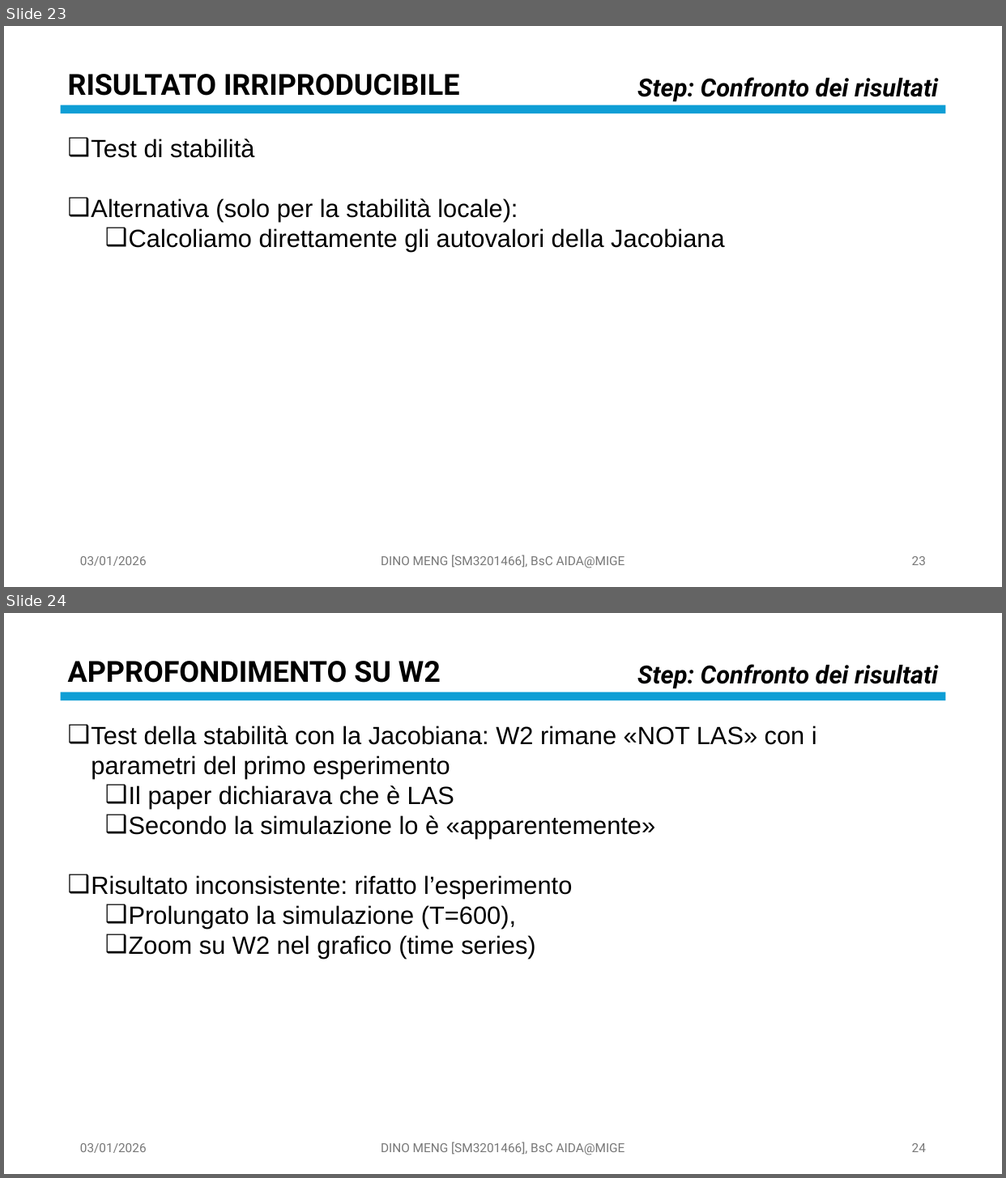
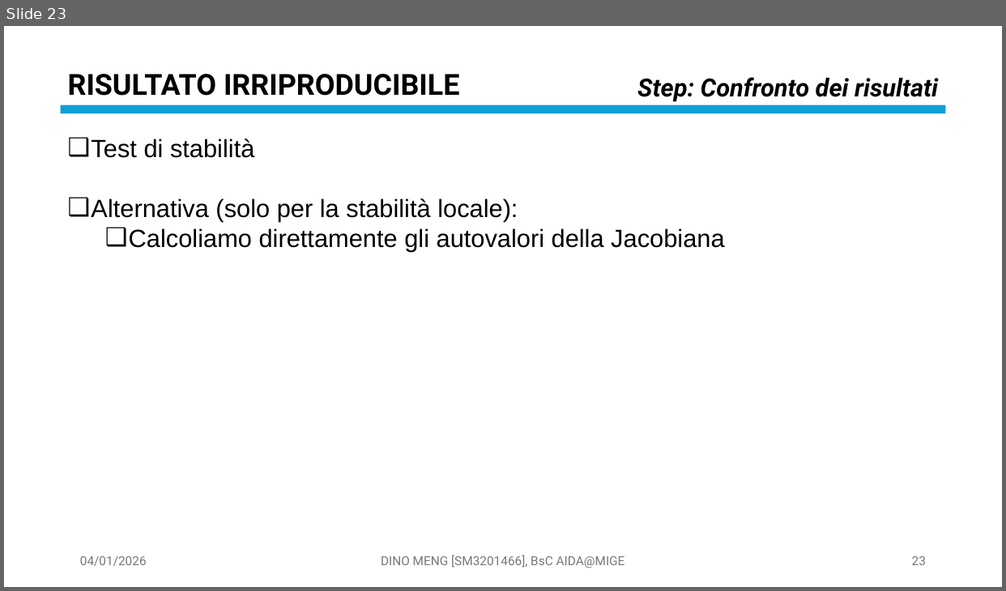
Before and after one commit to OdinMeng/AIDA-UNIVERSITY-NOTES-2025-2026, a slide deck: Complex Systems/project/PresentationPROJECTSM3201466.pptx. Shown one above the other, each under a label of ours: slides 23 and 24 before the commit, slide 23 after it. The pictures are 1006x1178 and 1006x591 pixels, drawn with LibreOffice and Linux fonts; fonts in the diff are those of the drawing. Boxes give left, top, right and bottom in pixels: in the first picture for what was removed or moved away, otherwise in the second. Text is boxed around its words. In the diff, an @@ line names an element or a change of style, - is before the commit and + after.

Commit message:
reso più chiaro l'analisi della stabilità del modello di competizione di Volterra

```diff
--- a/Complex Systems/project/PresentationPROJECTSM3201466.pptx
+++ b/Complex Systems/project/PresentationPROJECTSM3201466.pptx
@@ slide 24 removed at (x1=4, y1=613, x2=1002, y2=1174), background #FFFFFF @@
@@ text removed at (x1=68, y1=661, x2=441, y2=683) @@
-APPROFONDIMENTO SU W2
@@ text removed at (x1=637, y1=664, x2=938, y2=689) @@
-Step: Confronto dei risultati
@@ rectangle removed at (x1=60, y1=692, x2=946, y2=700) @@
@@ text removed at (x1=91, y1=726, x2=817, y2=958) @@
-❑ Test della stabilità con la Jacobiana: W2 rimane «NOT LAS» con i parametri del primo esperimento
-  ❑ Il paper dichiarava che è LAS
-  ❑ Secondo la simulazione lo è «apparentemente»
-❑ Risultato inconsistente: rifatto l’esperimento
-  ❑ Prolungato la simulazione (T=600),
-  ❑ Zoom su W2 nel grafico (time series)
@@ text removed at (x1=80, y1=1144, x2=147, y2=1153) @@
-03/01/2026
@@ text removed at (x1=381, y1=1142, x2=625, y2=1156) @@
-DINO MENG [SM3201466], BsC AIDA@MIGE
@@ page number removed at (x1=912, y1=1144, x2=926, y2=1152) @@
-24
@@ slide 23 changed as well @@
@@ text at (x1=80, y1=557, x2=147, y2=566): text changed @@
-03/01/2026
+04/01/2026
```
Also in this commit, not shown: 28 other slides changed, 1 other slide removed, 46 other files.
